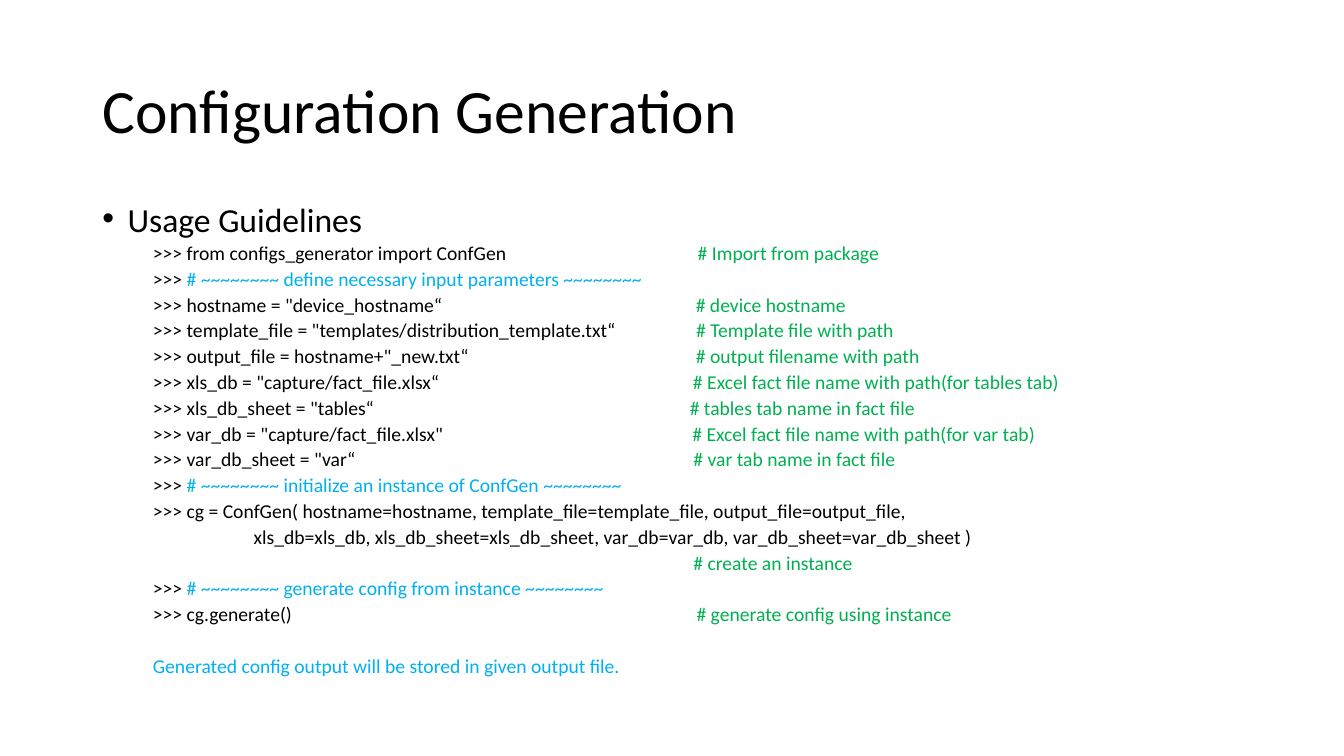
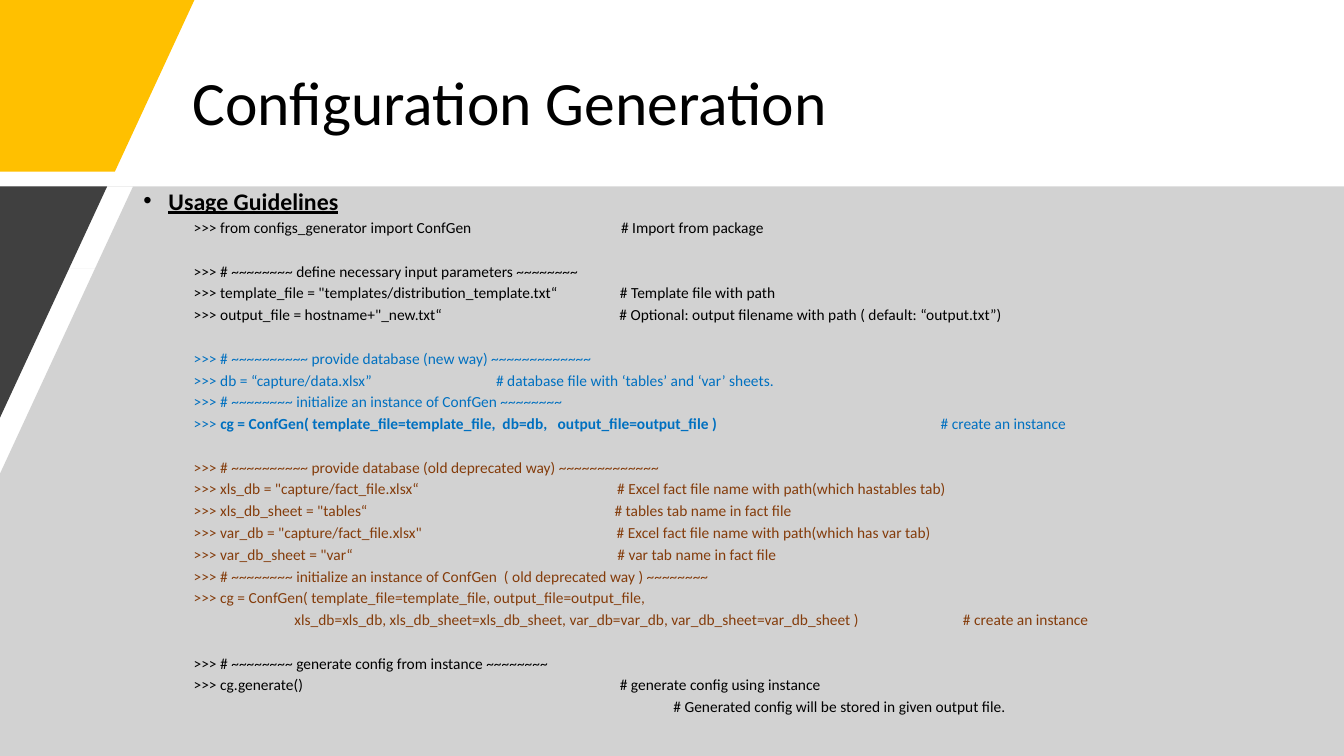
Before and after one commit to aliasgar1978/configs_generator, a slide deck: slide 3 of configs_generator.pptx. Drawn at 1344x756 pixels with LibreOffice and Linux fonts; fonts in the diff are those of the drawing. Boxes give left, top, right and bottom in pixels: in the first picture for what was removed or moved away, otherwise in the second. Text is boxed around its words. In the diff, an @@ line names an element or a change of style, - is before the commit and + after.

```diff
--- a/configs_generator.pptx
+++ b/configs_generator.pptx
@@ freeform shape added at (0,0,195,171), fill #FFC000 @@
@@ title "Configuration Generation": place and size @@
-title "Configuration Generation" at (102,90,737,144)
+title "Configuration Generation" at (192,82,827,136)
@@ freeform shape added at (0,187,1344,756), fill #A6A6A6 at 50% opacity @@
@@ freeform shape added at (0,187,107,417), fill #404040 @@
@@ text "Usage Guidelines": place and size @@
-text "Usage Guidelines" at (128,208,1059,677)
+text "Usage Guidelines" at (168,193,1066,715)
@@ text at (168,193,820,693): size 24 to 17 pt, bold on, underline on in "Usage Guidelines"; size 14 to 11 pt in ">>> from configs_generator import ConfGen # Import ...", ">>> # ~~~~~~~~ define necessary input parameters ...", ">>> template_file = "templates/distribution_template.txt“ #  ...", ">>> xls_db_sheet = "tables“ # tables tab ..." and 3 more places; text colour #00B050 to #000000 in "# Import from package", "# Template file with path", "# generate config using instance"; text colour #00B0F0 to #000000 in "# ~~~~~~~~ define necessary input parameters ~~~~~~~~", "# ~~~~~~~~ generate config from instance ~~~~~~~~"; text colour #000000 to #843C0B in ">>> xls_db_sheet = "tables“", ">>> var_db_sheet = "var“"; text colour #00B050 to #843C0B in "# tables tab name in fact file", "# var tab name in fact file" @@
@@ text at (187,298,846,315): paragraph removed @@
-  >>> hostname = "device_hostname“ # device hostname
@@ text at (220,309,1066,497): text changed; size 14 to 11 pt; text colour #000000 to #0070C0 @@
-  >>> output_file = hostname+"_new.txt“ # output filename with path
-  >>> xls_db = "capture/fact_file.xlsx“ # Excel fact file name with path(for tables tab)
+  >>> output_file = hostname+"_new.txt“ # Optional: output filename with path ( default: “output.txt”)
+  >>> # ~~~~~~~~~~ provide database (new way) ~~~~~~~~~~~~~
+  >>> db = “capture/data.xlsx” # database file with ‘tables’ and ‘var’ sheets.
+  >>> # ~~~~~~~~ initialize an instance of ConfGen ~~~~~~~~
+  >>> cg = ConfGen( template_file=template_file, db=db, output_file=output_file ) # create an instance
+  >>> # ~~~~~~~~~~ provide database (old deprecated way) ~~~~~~~~~~~~~
+  >>> xls_db = "capture/fact_file.xlsx“ # Excel fact file name with path(which hastables tab)
@@ text at (220,527,930,541): text changed; size 14 to 11 pt; text colour #00B050 to #843C0B @@
-  >>> var_db = "capture/fact_file.xlsx" # Excel fact file name with path(for var tab)
+  >>> var_db = "capture/fact_file.xlsx" # Excel fact file name with path(which has var tab)
@@ text at (220,571,850,627): text changed; size 14 to 11 pt; text colour #000000 to #843C0B @@
-  >>> # ~~~~~~~~ initialize an instance of ConfGen ~~~~~~~~
-  >>> cg = ConfGen( hostname=hostname, template_file=template_file, output_file=output_file,
-  xls_db=xls_db, xls_db_sheet=xls_db_sheet, var_db=var_db, var_db_sheet=var_db_sheet )
-  # create an instance
+  >>> # ~~~~~~~~ initialize an instance of ConfGen ( old deprecated way ) ~~~~~~~~
+  >>> cg = ConfGen( template_file=template_file, output_file=output_file,
+  xls_db=xls_db, xls_db_sheet=xls_db_sheet, var_db=var_db, var_db_sheet=var_db_sheet ) # create an instance
@@ text at (685,701,1005,715): text changed; size 14 to 11 pt; text colour #00B0F0 to #000000 @@
-  Generated config output will be stored in given output file.
+  # Generated config will be stored in given output file.
```
Also in this commit, not shown: 5 other slides changed, 4 slides added, 1 slide removed.
